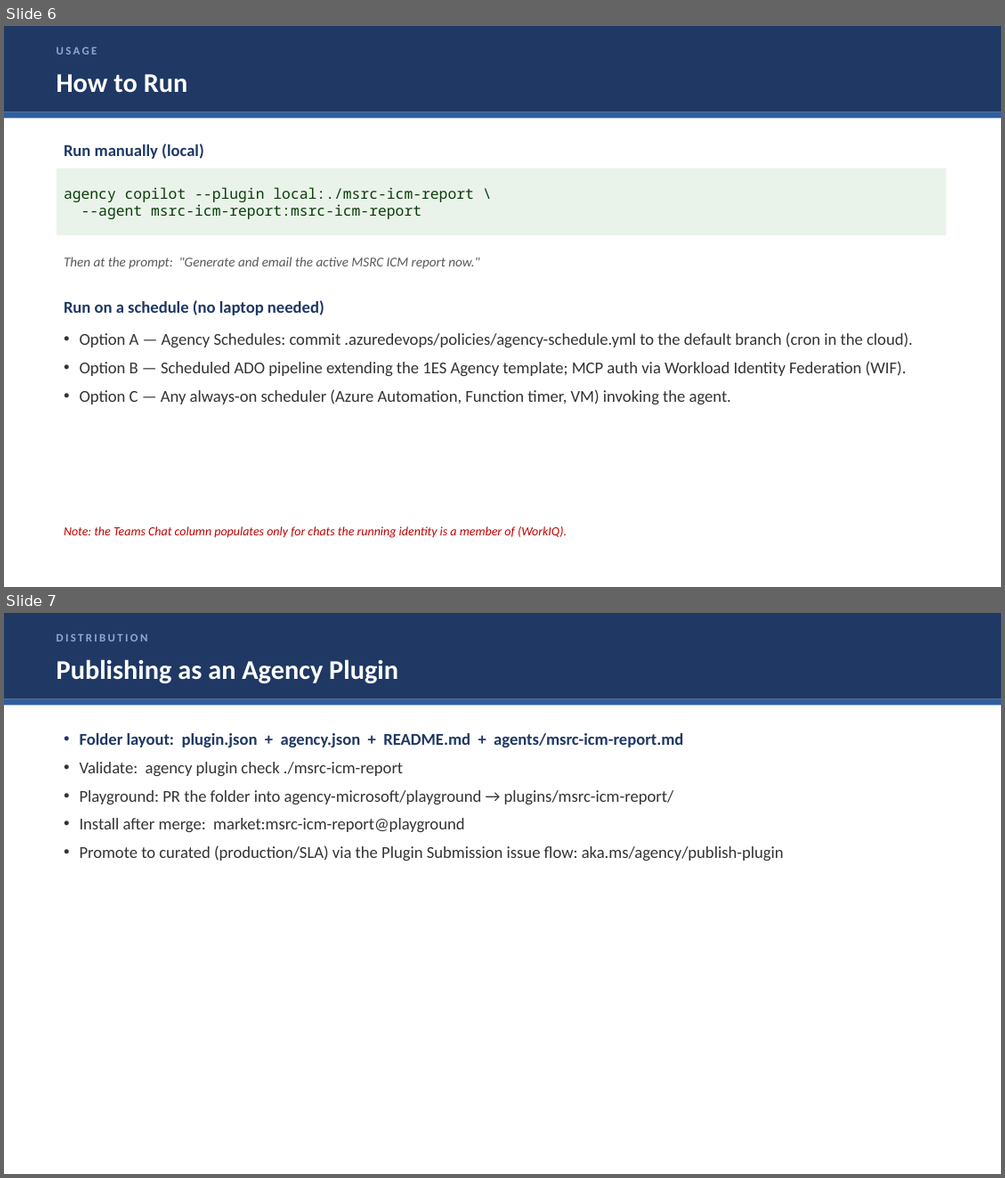
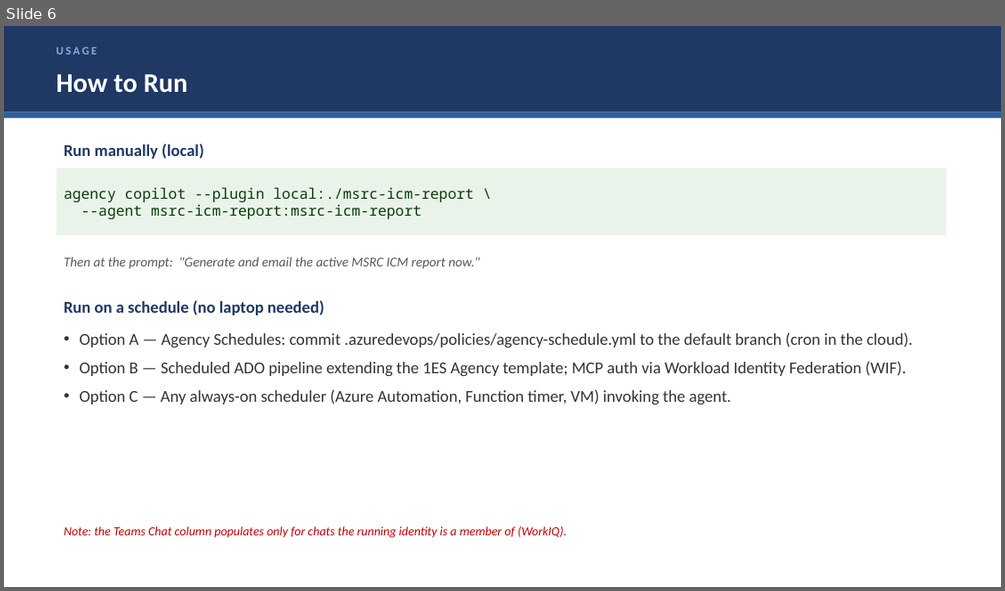
Before and after one commit to princepereira/MSRC-ICM-Timeline-Report, a slide deck: MSRC-ICM-Report.pptx. Shown one above the other, each under a label of ours: slides 6 and 7 before the commit, slide 6 after it. The pictures are 1005x1178 and 1005x591 pixels, drawn with LibreOffice and Linux fonts; fonts in the diff are those of the drawing. Boxes give left, top, right and bottom in pixels: in the first picture for what was removed or moved away, otherwise in the second. Text is boxed around its words. In the diff, an @@ line names an element or a change of style, - is before the commit and + after.

```diff
--- a/MSRC-ICM-Report.pptx
+++ b/MSRC-ICM-Report.pptx
@@ slide 7 removed at (x1=4, y1=613, x2=1001, y2=1174), background #FFFFFF @@
@@ rectangle removed at (x1=4, y1=613, x2=1001, y2=699) @@
@@ text removed at (x1=57, y1=633, x2=148, y2=641) @@
-DISTRIBUTION
@@ text removed at (x1=57, y1=659, x2=398, y2=683) @@
-Publishing as an Agency Plugin
@@ rectangle removed at (x1=4, y1=699, x2=1001, y2=705) @@
@@ text removed at (x1=80, y1=733, x2=784, y2=860) @@
-• Folder layout: plugin.json + agency.json + README.md + agents/msrc-icm-report.md
-• Validate: agency plugin check ./msrc-icm-report
-• Playground: PR the folder into agency-microsoft/playground → plugins/msrc-icm-report/
-• Install after merge: market:msrc-icm-report@playground
-• Promote to curated (production/SLA) via the Plugin Submission issue flow: aka.ms/agency/publish-plugin
```
Also in this commit, not shown: 4 other files.
